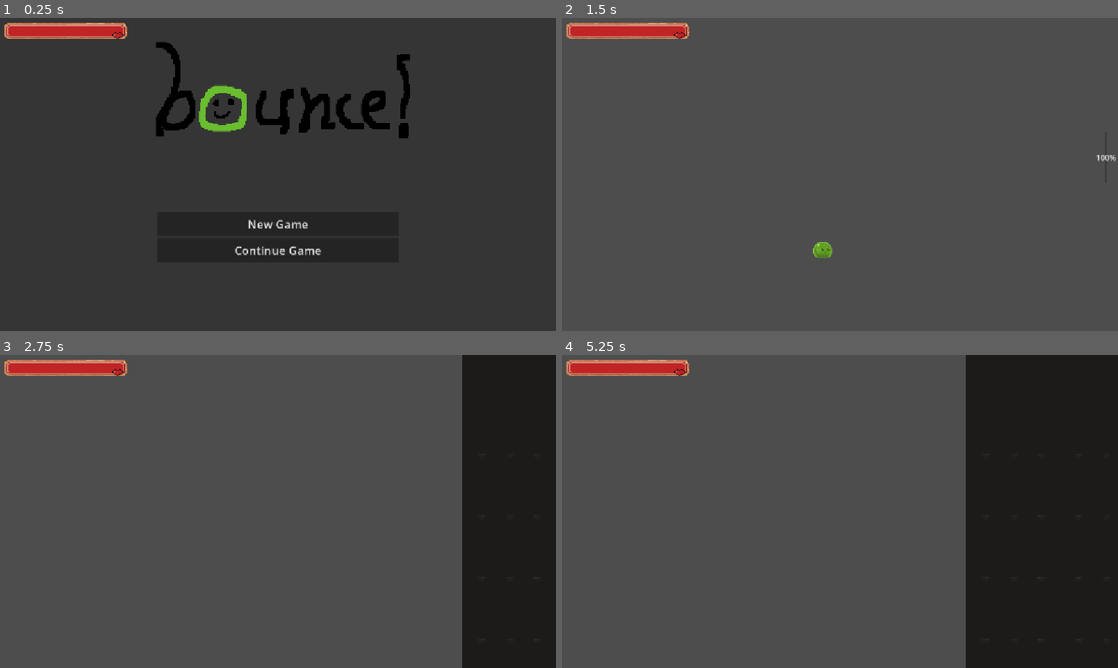
Above: before the commit, frames 1-4 (two rows, left to right).
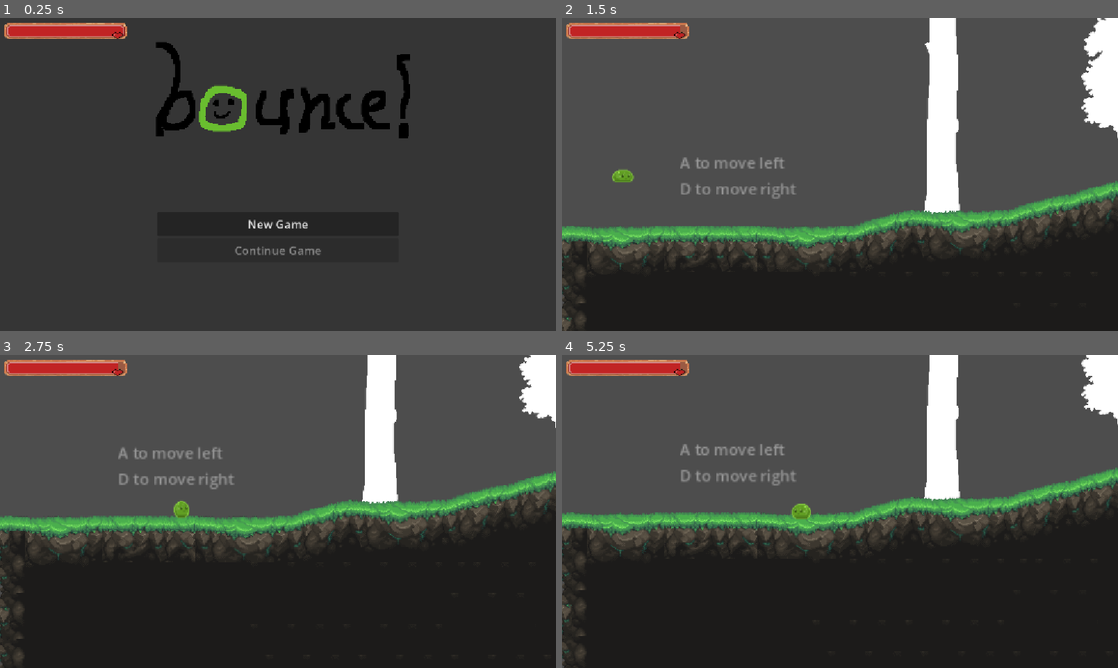
Above: after the commit, the same moments.

Repository: katfishkatfishing/bounce-
Game: Godot game, scene res://title_screen/MainMenu.tscn
Two runs of this game, one before a commit and one after it. Both use one fixed random seed, a clock stepped at 60 frames per second and the inputs below.
Inputs (mouse positions are in pixels of both pictures, inside the frame that each line leads up to):
- Up to frame 1 (0.25 s): no input
- Up to frame 2 (1.5 s): click "New Game" at 0.5 s; tap Enter at 1.25 s; move the mouse to (962, 158) at 1.27 s; hold D (right) from 1.28 s (still down); hold W (up) from 1.28 s (still down); click (962, 158) at 1.42 s
- Up to frame 3 (2.75 s): keep holding D (right); move the mouse to (166, 527) at 2.02 s; release W (up) at 2.03 s; tap Alt at 2.1 s; tap W (up) at 2.27, 2.3, 2.57 s
- Up to frame 4 (5.25 s): move the mouse to (895, 442) at 2.77 s; release D (right) at 2.78 s; hold A (left) 2.78-3.53 s; hold W (up) 2.78-3.53 s; tap Shift at 2.85, 5.1 s; move the mouse to (812, 574) at 3.52 s; hold D (right) 3.53-5.03 s; tap W (up) at 3.6, 3.77, 4.07 s; click (812, 574) at 3.67 s; move the mouse to (1006, 558) at 4.27 s; hold W (up) 4.28-5.03 s; tap Alt at 4.35 s; move the mouse to (673, 464) at 5.02 s; hold A (left) from 5.03 s (still down)

The runs differ from the first frame. In frame 1, 0.2% of the frame differs, in the area x 42-58%, y 72-76%; in frame 2, 41%; in frame 3, 52%; in frame 4, 52%, in the area x 0-100%, y 0-100%.

Commit message:
fix spawn

Diff:
--- a/bounce!/general/ui.gd
+++ b/bounce!/general/ui.gd
@@ -10,6 +10,12 @@
 var hp: int = 100
 
 func _ready() -> void:
+	if get_tree().current_scene.name == "MainMenu":
+		print("hide")
+		hide()
+	else:
+		show()
+		print("show")
 	energy_bar.max_value = max_buildup
 	energy_bar.value = 0.0
 	energy_bar.visible = false
--- a/bounce!/player/player.tscn
+++ b/bounce!/player/player.tscn
@@ -132,6 +132,7 @@
 }]
 
 [node name="Player" type="CharacterBody2D" unique_id=1989927636 groups=["Player"]]
+z_index = 10
 script = ExtResource("1_rkbax")
 
 [node name="CollisionShape2D" type="CollisionShape2D" parent="." unique_id=66918889]
--- /dev/null
+++ b/bounce!/scenes/parkour/parkour.gd
@@ -0,0 +1,6 @@
+extends Node2D
+
+
+# Called when the node enters the scene tree for the first time.
+func _ready() -> void:
+	SaveManager.save_game(scene_file_path)
--- a/bounce!/scenes/platforms/spawn_point.tscn
+++ b/bounce!/scenes/platforms/spawn_point.tscn
@@ -4,7 +4,7 @@
 
 [sub_resource type="RectangleShape2D" id="RectangleShape2D_g4v7s"]
 
-[node name="SpawnPoint" type="Area2D" unique_id=48932849]
+[node name="SpawnPoint" type="Area2D" unique_id=48932849 groups=["SpawnPoint"]]
 script = ExtResource("1_ejcpj")
 
 [node name="CollisionShape2D" type="CollisionShape2D" parent="." unique_id=1327850576]
--- a/bounce!/scripts/player.gd
+++ b/bounce!/scripts/player.gd
@@ -2,6 +2,7 @@
 
 @onready var animated_sprite_2d: AnimatedSprite2D = $AnimatedSprite2D
 @onready var ForBars = $UI
+
 
 #region
 const max_buildup: float = 300.0
@@ -24,13 +25,16 @@
 var was_on_floor_last_frame: bool = true
 var hp: int = 100
 var SPEED = 100.0
-var JUMP_VELOCITY = -400.
+var JUMP_VELOCITY = -350.0
 var in_water: bool = false
 var in_void: bool = false
 #endregion
 
 func _ready() -> void:
 	ForBars.update_health(hp)
+	var spawn = get_tree().get_first_node_in_group("SpawnPoint")
+	if spawn:
+		global_position = spawn.global_position
 
 func _process(delta: float) -> void:
 	if hp <= 0:
@@ -139,7 +143,10 @@
 	ForBars.update_health(hp)
 
 func die_respawn() -> void:
-	self.global_position = SpawnPoint.global_position
+	var spawn = get_tree().get_first_node_in_group("SpawnPoint")
+	if spawn:
+		global_position = SpawnPoint.global_position
+
 	hp = max_hp
 	ForBars.update_health(hp)
 	gpe_buildup = 0.0
--- a/bounce!/scripts/spawn_point.gd
+++ b/bounce!/scripts/spawn_point.gd
@@ -4,10 +4,14 @@
 # Called when the node enters the scene tree for the first time.
 func _ready() -> void:
 	visible = false
+	if get_tree().current_scene.name == "MainMenu":
+		return
+
 	await get_tree().process_frame
 
 	var existing_player = get_tree().get_first_node_in_group("Player")
 	if existing_player:
+		existing_player.global_position = global_position
 		return
 
 	spawn_player()
--- a/bounce!/scripts/surface.gd
+++ b/bounce!/scripts/surface.gd
@@ -1,5 +1,4 @@
 extends Node2D
-
 
 # Called when the node enters the scene tree for the first time.
 func _ready() -> void:
@@ -10,7 +9,6 @@
 	pass
 
 
-
 func _on_tp_tutorial_body_entered(body: Node2D) -> void:
 	if body.name == "Player":
 		get_tree().change_scene_to_file("res://scenes/00_pit/tutorial.tscn")
--- a/bounce!/title_screen/MainMenu.tscn
+++ b/bounce!/title_screen/MainMenu.tscn
@@ -7,6 +7,7 @@
 script = ExtResource("1_oet8a")
 
 [node name="UIContainer" type="Control" parent="." unique_id=2061032481]
+z_index = 4096
 custom_minimum_size = Vector2(1152, 648)
 layout_mode = 3
 anchors_preset = 0
@@ -61,3 +62,4 @@
 text = "Continue Game"
 
 [connection signal="pressed" from="UIContainer/VBoxContainer/NewGameButton" to="." method="_on_new_game_button_pressed"]
+[connection signal="pressed" from="UIContainer/VBoxContainer/ContinueGameButton" to="." method="_on_continue_game_button_pressed"]
--- a/bounce!/title_screen/main_menu.gd
+++ b/bounce!/title_screen/main_menu.gd
@@ -1,9 +1,17 @@
 extends CanvasLayer
+
+@onready var continue_game_button: Button = $UIContainer/VBoxContainer/ContinueGameButton
 
 
 # Called when the node enters the scene tree for the first time.
 func _ready() -> void:
-	pass # Replace with function body.
+	if get_tree().current_scene.name == "MainMenu":
+		hide()
+	else:
+		show()
+
+	if SaveManager.last_scene_path == "" or not ResourceLoader.exists(SaveManager.last_scene_path):
+		continue_game_button.disabled = true
 
 
 # Called every frame. 'delta' is the elapsed time since the previous frame.
@@ -12,3 +20,8 @@
 
 func _on_new_game_button_pressed() -> void:
 	get_tree().change_scene_to_file("res://scenes/surface/surface.tscn")
+
+
+func _on_continue_game_button_pressed() -> void:
+	if SaveManager.last_scene_path != "":
+		get_tree().change_scene_to_file(SaveManager.last_scene_path)
Not shown, changed: bounce!/export_presets.cfg
Not shown, added: bounce!/scenes/parkour/parkour.gd.uid
